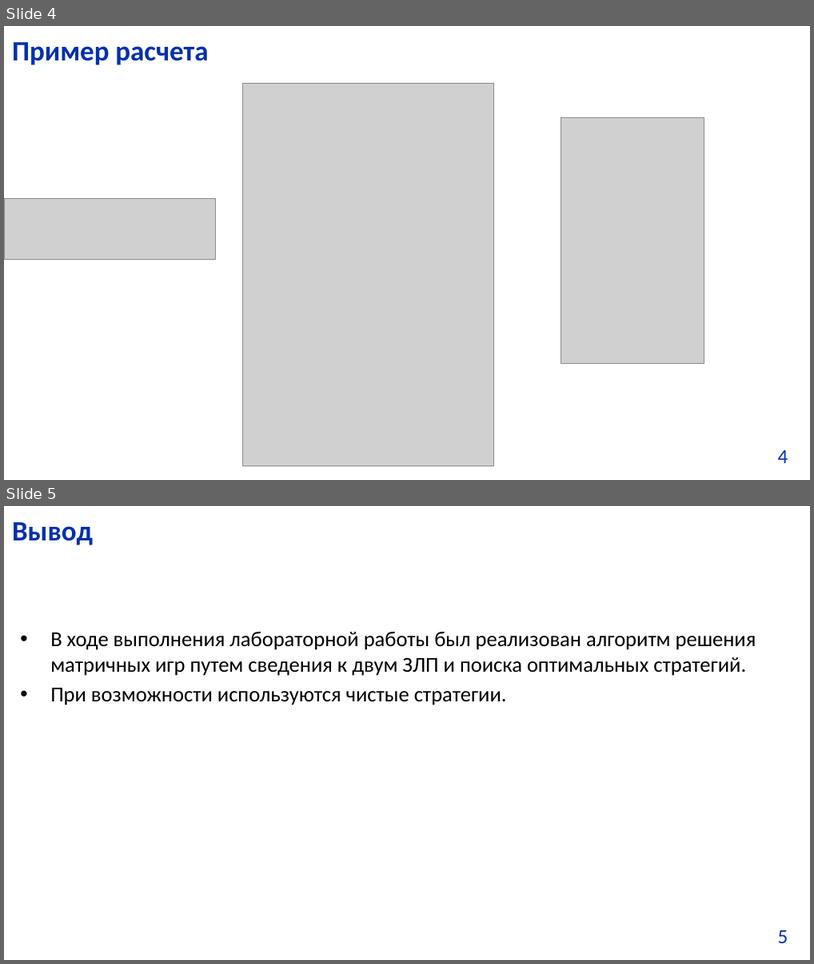
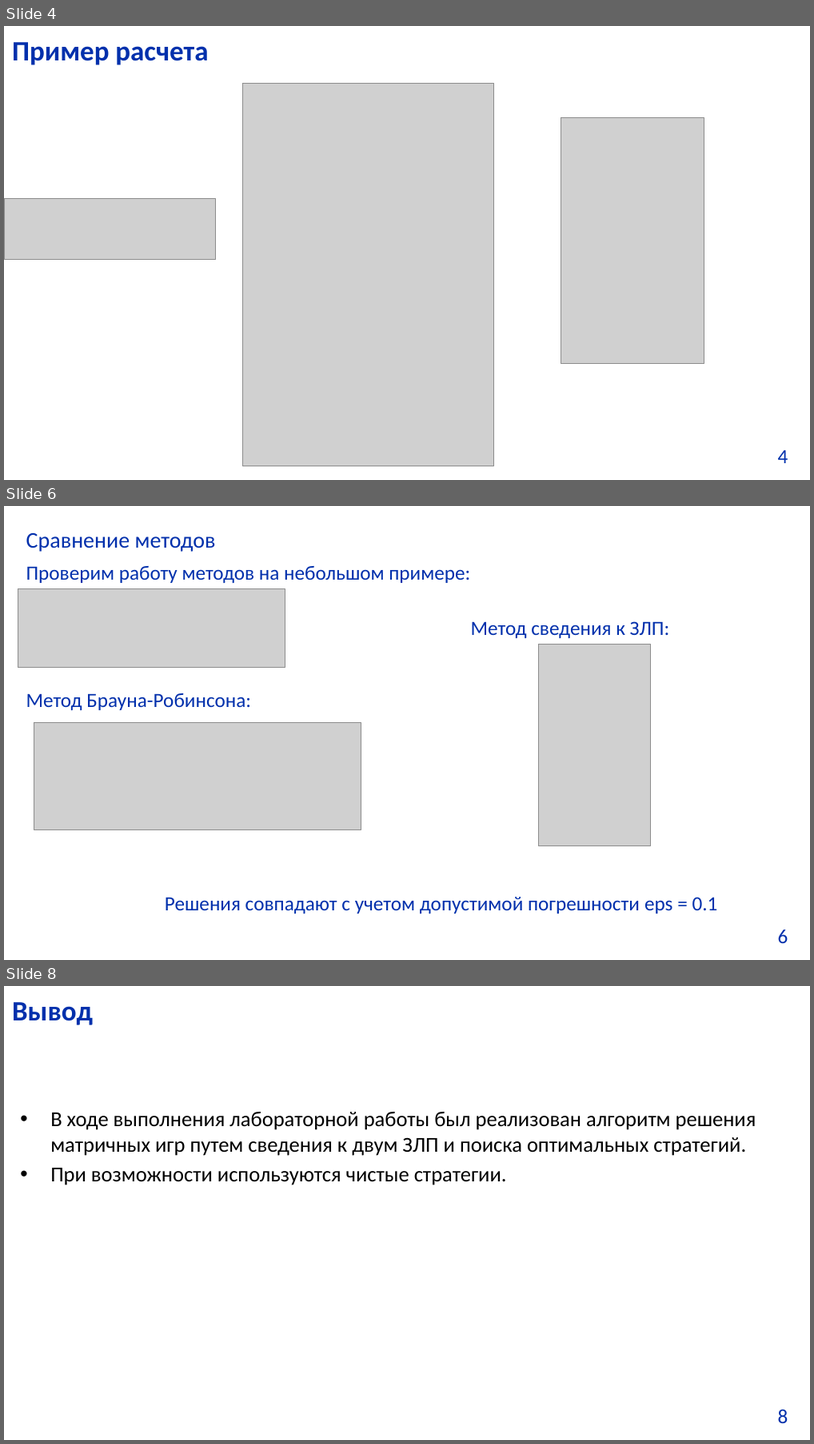
Before and after one commit to osad-dm/TPPRFN, a slide deck: Games/game.pptx. Shown one above the other, each under a label of ours: slides 4 and 5 before the commit, slides 4, 6 and 8 after it; the slides between them are not shown. The pictures are 814x964 and 814x1444 pixels, drawn with LibreOffice and Linux fonts; fonts in the diff are those of the drawing; grey boxes stand for pictures; background and template pictures are left out. Boxes give left, top, right and bottom in pixels: in the first picture for what was removed or moved away, otherwise in the second. Text is boxed around its words. In the diff, an @@ line names an element or a change of style, - is before the commit and + after.

```diff
--- a/Games/game.pptx
+++ b/Games/game.pptx
@@ slide 6 added at (4,506,810,960), background picture (left out); not listed: 1 template element that a slide beside it also shows @@
@@ title added at (26,533,216,552), 20 pt, text #0230AC @@
+Сравнение методов
@@ text added at (26,566,470,583), 18 pt, text #0230AC @@
+Проверим работу методов на небольшом примере:
@@ picture added at (18,589,286,668) @@
@@ text added at (471,621,670,638), 18 pt, text #0230AC @@
+Метод сведения к ЗЛП:
@@ picture added at (538,644,650,845) @@
@@ text added at (26,693,251,710), 18 pt, text #0230AC @@
+Метод Брауна-Робинсона:
@@ picture added at (34,722,362,829) @@
@@ text added at (165,896,718,913), 18 pt, text #0230AC @@
+Решения совпадают с учетом допустимой погрешности eps = 0.1
@@ what was slide 5 is now slide 8 @@
@@ page number at (778,1408,789,1423): text changed @@
-5
+8
```
Also in this commit, not shown: 1 slide changed, 2 other slides added.
